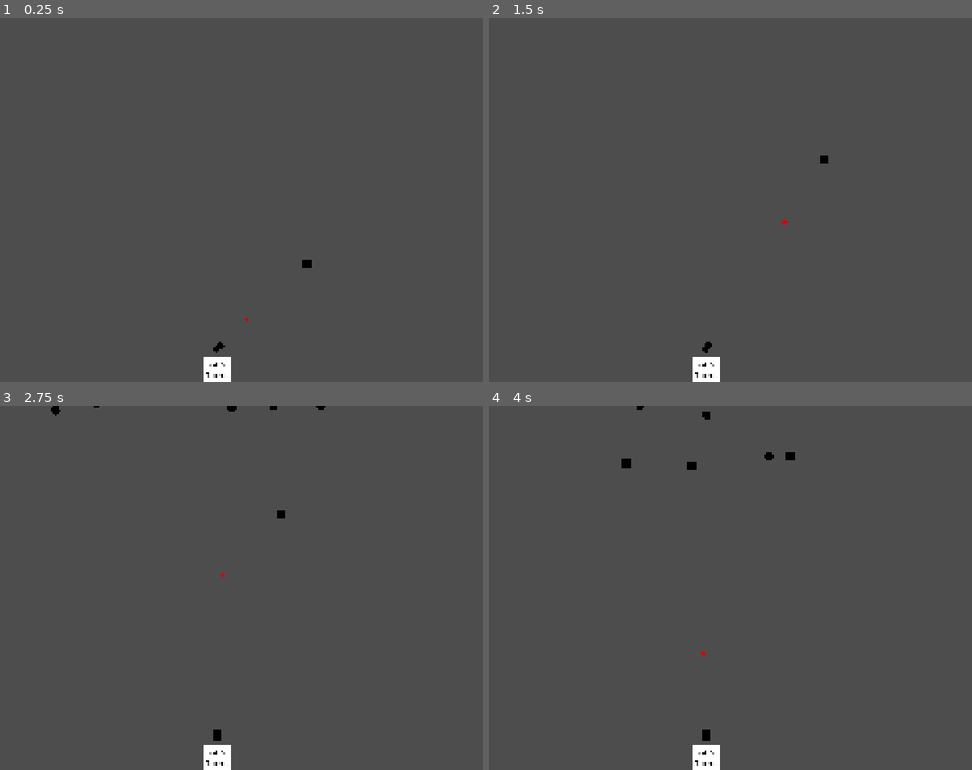
Above: before the commit, frames 1-4 (two rows, left to right).
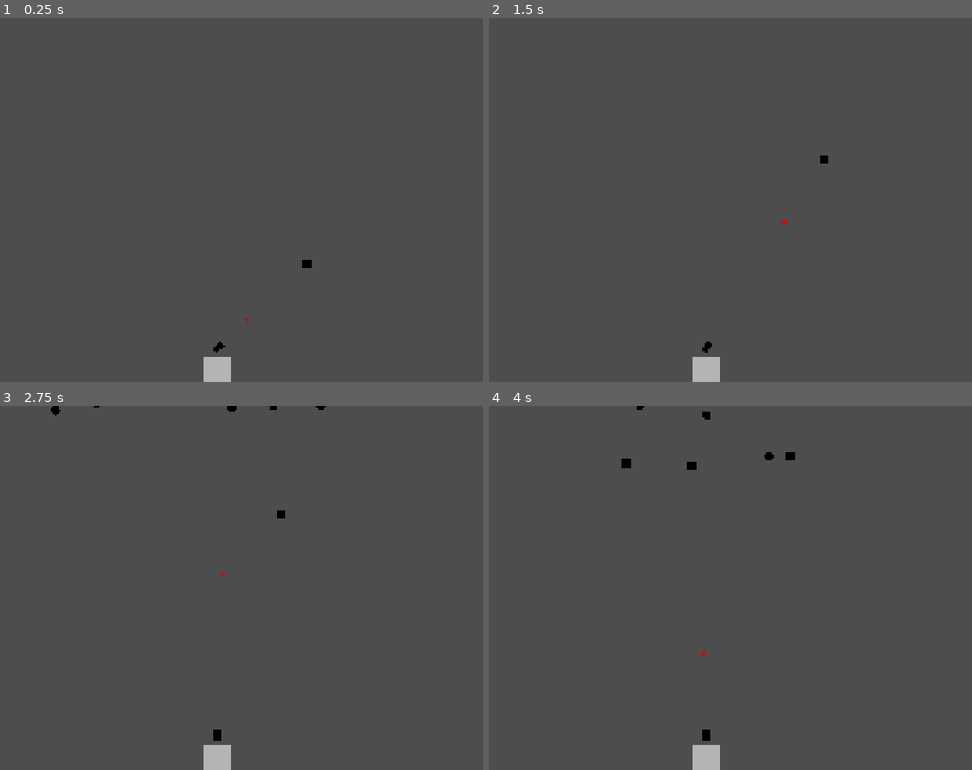
Above: after the commit, the same moments.

Repository: BilgiPasa/2d-gun-turret
Game: Godot game, scene res://Scenes/main_scene.tscn
Two runs of this game, one before a commit and one after it. Both use one fixed random seed, a clock stepped at 60 frames per second and the inputs below.
Inputs (mouse positions are in pixels of both pictures, inside the frame that each line leads up to):
- Up to frame 1 (0.25 s): no input
- Up to frame 2 (1.5 s): move the mouse to (846, 181) at 0.52 s; move the mouse to (575, 218) at 1.27 s
- Up to frame 3 (2.75 s): move the mouse to (280, 507) at 2.02 s
- Up to frame 4 (4 s): move the mouse to (672, 660) at 2.77 s; move the mouse to (899, 642) at 3.52 s

The runs differ from the first frame. In frame 1, 0.4% of the frame differs, in the area x 42-48%, y 93-100%; in frame 2, 0.4%; in frame 3, 0.4%; in frame 4, 0.4%.

Commit message:
Sprite change in gun_turret scene, Update a variable in gun_turret.gd

Diff:
--- a/Scenes/gun_turret.tscn
+++ b/Scenes/gun_turret.tscn
@@ -2,7 +2,7 @@
 
 [ext_resource type="PhysicsMaterial" uid="uid://cxgtb3y8576nt" path="res://Materials/no_friction_and_bounciness.tres" id="1_knhbg"]
 [ext_resource type="Script" uid="uid://cvevh6fhddhl" path="res://Scripts/gun_turret.gd" id="2_5ca5o"]
-[ext_resource type="Texture2D" uid="uid://b1uh0a6b45te3" path="res://Materials/white_square.png" id="2_ne17w"]
+[ext_resource type="Texture2D" uid="uid://d3xs3rkbe5v88" path="res://Materials/grey_square.png" id="3_5ca5o"]
 [ext_resource type="Texture2D" uid="uid://bek8l54afntlw" path="res://Materials/black_square.png" id="3_ne17w"]
 
 [sub_resource type="RectangleShape2D" id="RectangleShape2D_5s483"]
@@ -23,11 +23,11 @@
 [node name="GunHolderSprite" type="Sprite2D" parent="." unique_id=1806273539]
 position = Vector2(0, -125)
 scale = Vector2(0.2, 1)
-texture = ExtResource("2_ne17w")
+texture = ExtResource("3_5ca5o")
 
 [node name="GunTurretBaseSprite" type="Sprite2D" parent="." unique_id=928171642]
 scale = Vector2(3, 3)
-texture = ExtResource("2_ne17w")
+texture = ExtResource("3_5ca5o")
 
 [node name="GunTurretLabel" type="Label" parent="." unique_id=380761753]
 anchors_preset = 8
--- a/Scripts/gun_turret.gd
+++ b/Scripts/gun_turret.gd
@@ -15,7 +15,7 @@
 var targets: Array[Node2D]
 
 # Gun Turret Label Variable
-var show_label: bool = true
+var show_label: bool = false
 
 # @onready Variables
 @onready var gun_sprite: Sprite2D = $GunSprite
Binary file added: Materials/grey_square.png
Not shown, changed: Materials/grey_square.png.import
Binary file removed: Materials/white_square.png
